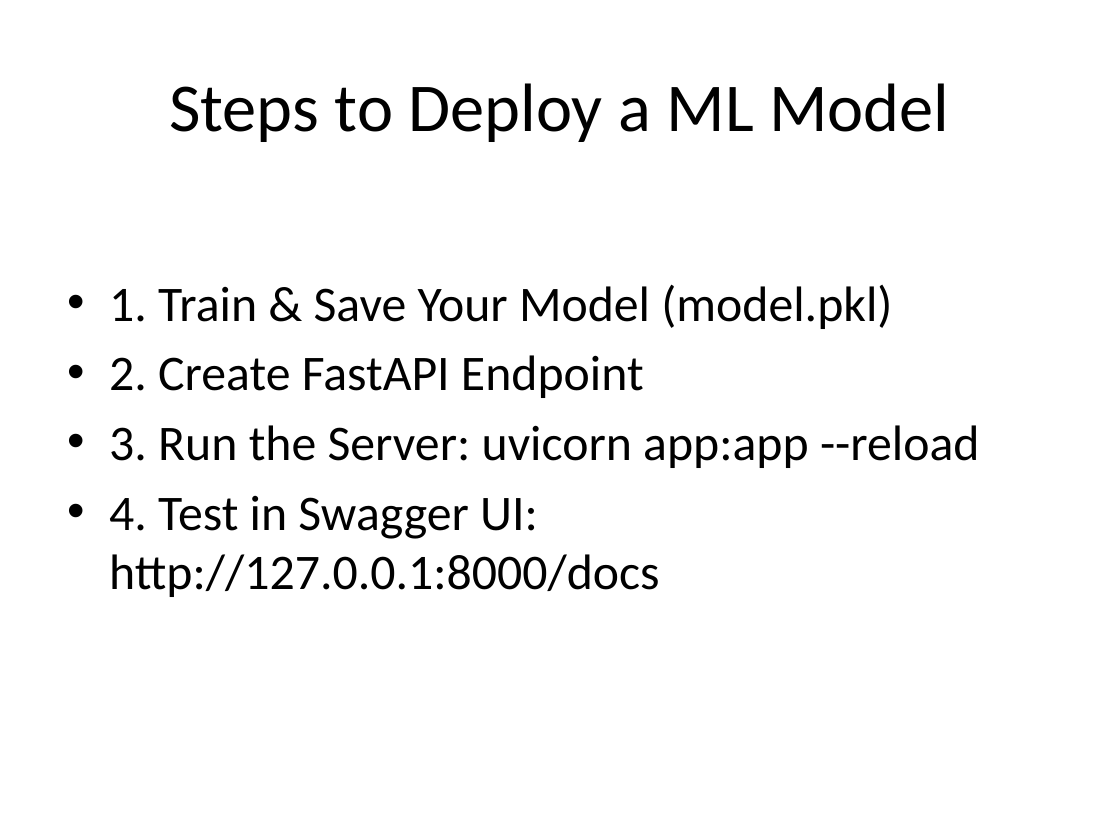
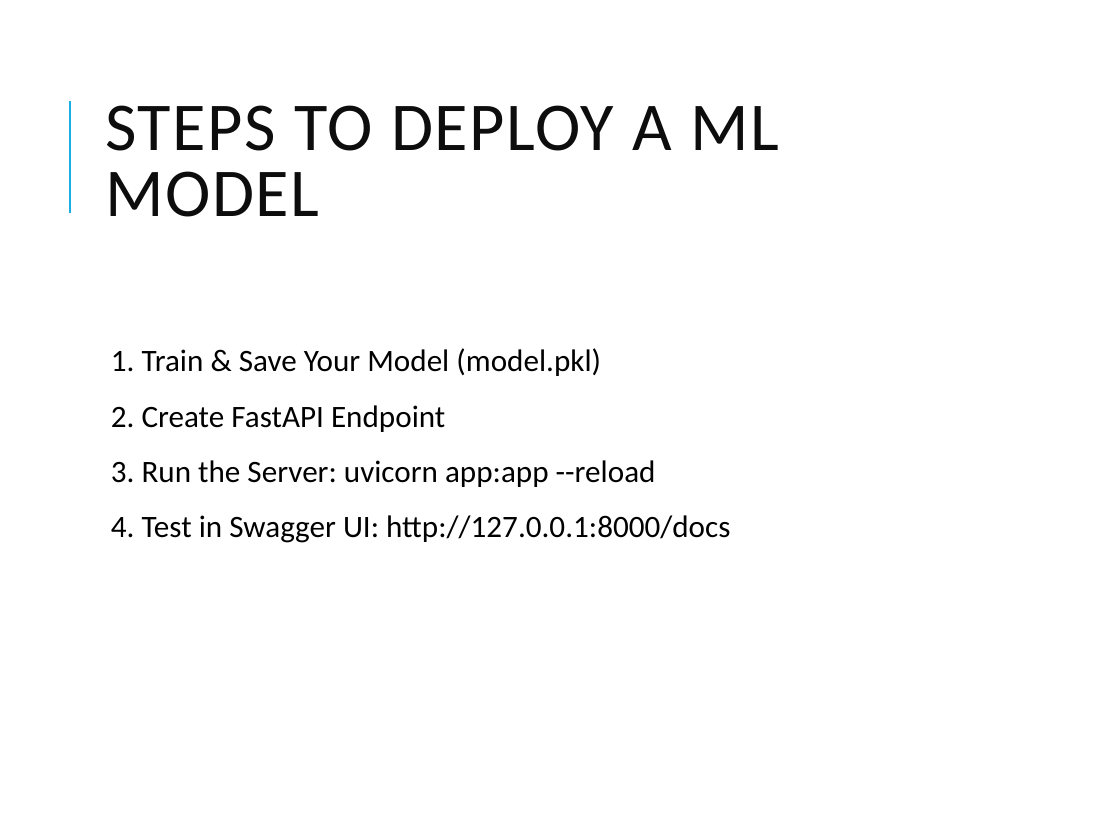
Before and after one commit to Gauransh13738/iris-assignment, a slide deck: slide 5 of FastAPI_by_Gauransh_Singh.pptx. Drawn at 1120x840 pixels with LibreOffice and Linux fonts; fonts in the diff are those of the drawing. Boxes give left, top, right and bottom in pixels: in the first picture for what was removed or moved away, otherwise in the second. Text is boxed around its words. In the diff, an @@ line names an element or a change of style, - is before the commit and + after.

```diff
--- a/FastAPI_by_Gauransh_Singh.pptx
+++ b/FastAPI_by_Gauransh_Singh.pptx
@@ line added from (69, 213) to (69, 101), #1CADE4 1.5 pt @@
@@ title at [105, 105, 779, 217]: text changed; text colour #000000 to #0D0D0D @@
-Steps to Deploy a ML Model
+STEPS TO DEPLOY A ML MODEL
@@ text "1. Train & Save Your ...": place and size @@
-text "1. Train & Save Your ..." at [109, 284, 980, 597]
+text "1. Train & Save Your ..." at [111, 348, 730, 543]
@@ text "1. Train & Save Your ..." at [111, 348, 730, 543]: size 32 to 20 pt; bullet • to  ; line spacing 1 to 0.9; more space between paragraphs @@
```
Also in this commit, not shown: 7 other slides changed.
